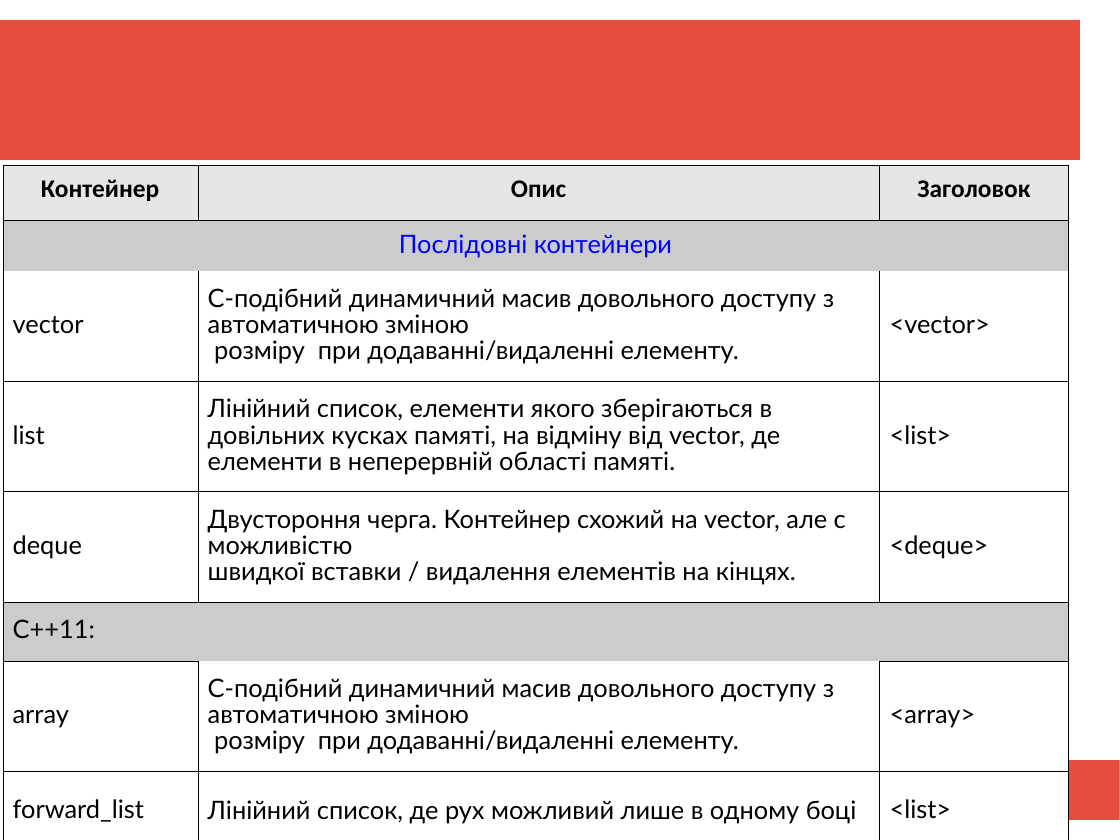
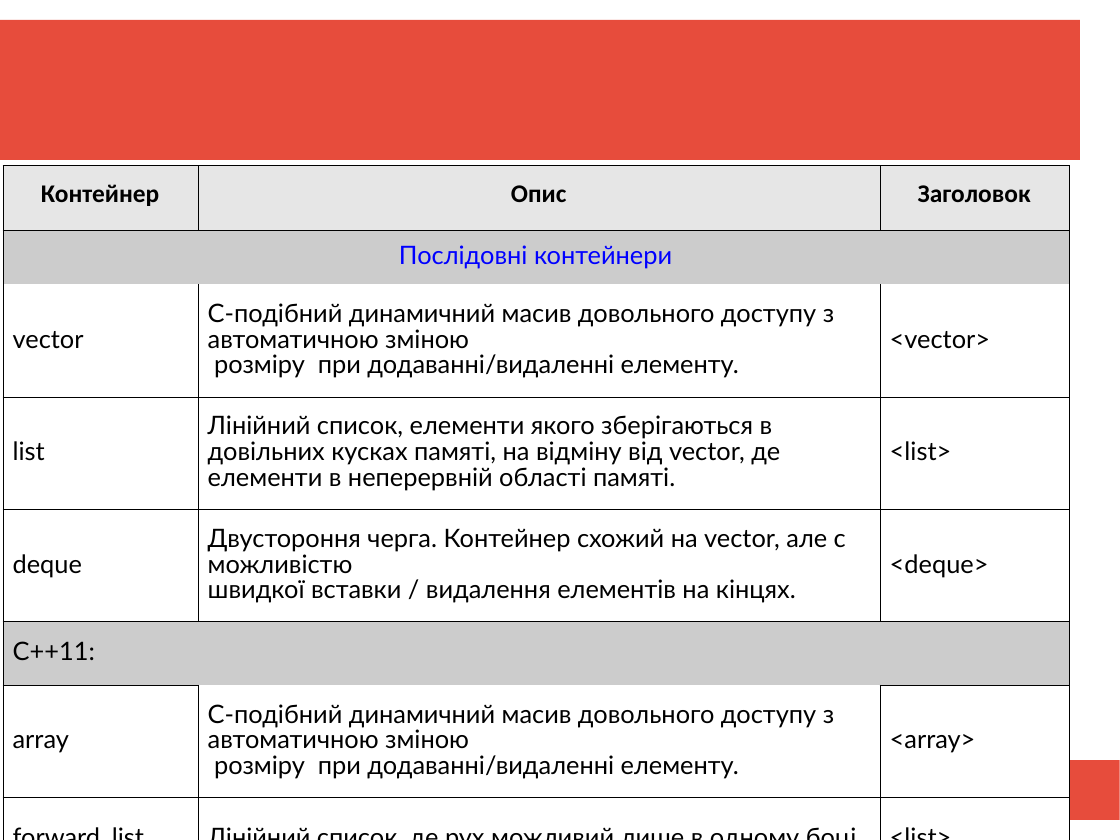
Before and after one commit to mecchmatProjects/CppCourse, a slide deck: slide 9 of Lect12/CppUkrTutor12_1.ppt. Drawn at 1120x840 pixels with LibreOffice and Linux fonts; fonts in the diff are those of the drawing. Boxes give left, top, right and bottom in pixels: in the first picture for what was removed or moved away, otherwise in the second. Text is boxed around its words. In the diff, an @@ line names an element or a change of style, - is before the commit and + after.

```diff
--- a/Lect12/CppUkrTutor12_1.ppt
+++ b/Lect12/CppUkrTutor12_1.ppt
@@ table at (3,166,1069,840) @@
@@ line spacing 0.58 to 0.48 @@
@@ line spacing 0.86 to 0.84 @@
@@ line spacing 0.81 to 0.79 @@
```
Also in this commit, not shown: 3 other slides changed, 1 slide added, 4 other files.
